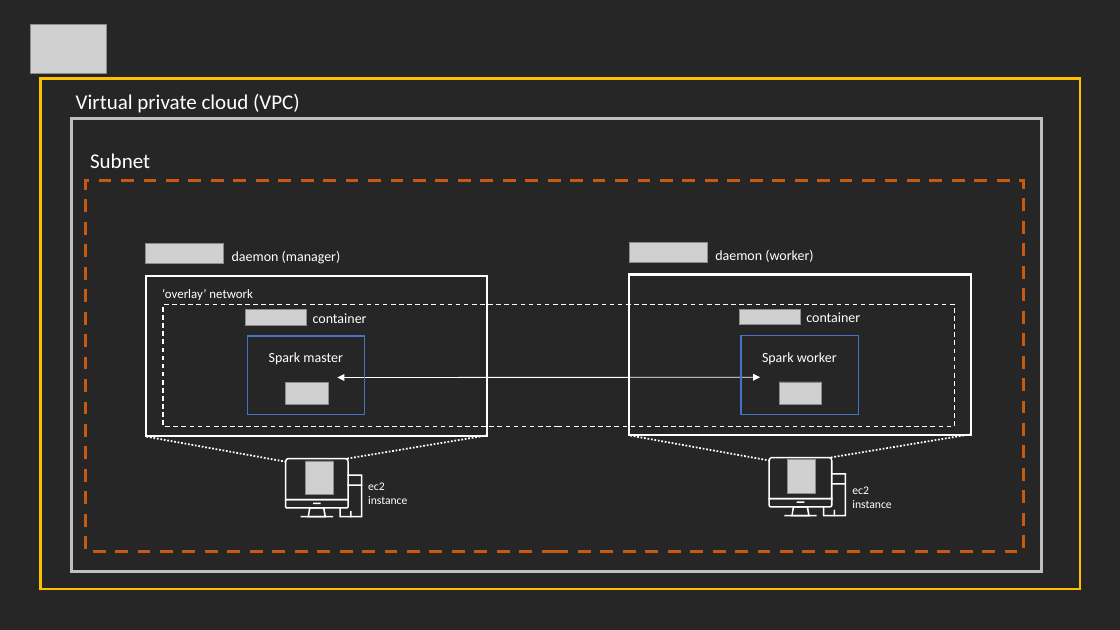
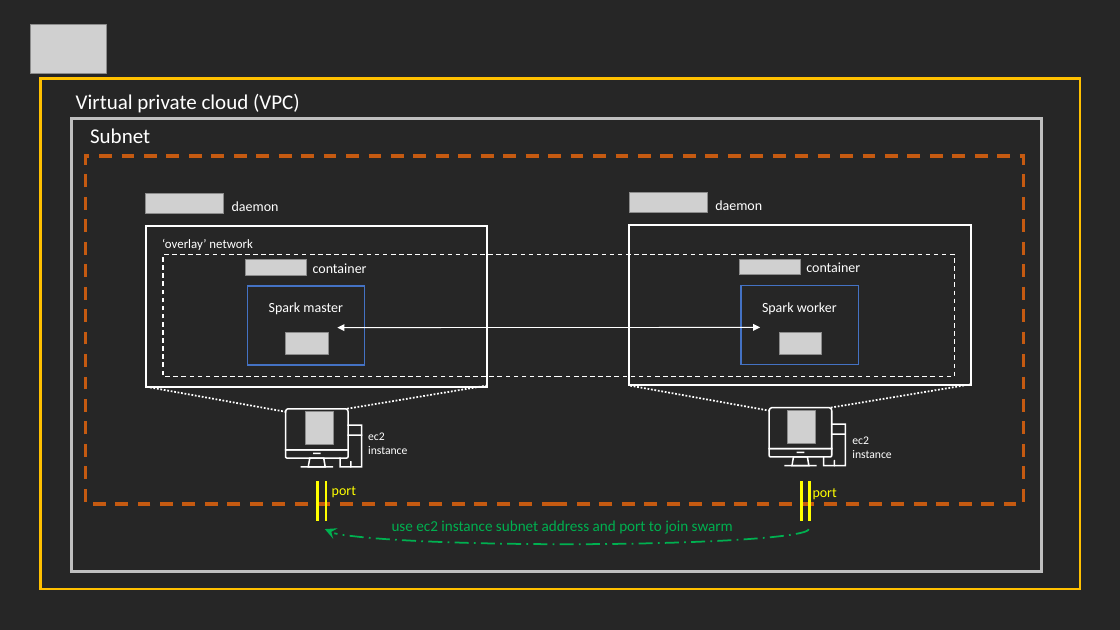
Before and after one commit to sdesilva26/docker-spark, a slide deck: slide 1 of images/docker_two_machine.pptx. Drawn at 1120x630 pixels with LibreOffice and Linux fonts; fonts in the diff are those of the drawing; grey boxes stand for pictures. Boxes give left, top, right and bottom in pixels: in the first picture for what was removed or moved away, otherwise in the second. Text is boxed around its words. In the diff, an @@ line names an element or a change of style, - is before the commit and + after.

```diff
--- a/images/docker_two_machine.pptx
+++ b/images/docker_two_machine.pptx
@@ text "Subnet": place and size @@
-text "Subnet" at bbox=[90, 153, 150, 168]
+text "Subnet" at bbox=[90, 128, 150, 143]
@@ rectangle: place and size @@
-rectangle at bbox=[86, 181, 1024, 551]
+rectangle at bbox=[86, 156, 1024, 504]
@@ text at bbox=[232, 201, 279, 211]: text changed @@
-daemon (manager)
+daemon
@@ text at bbox=[715, 200, 762, 210]: text changed @@
-daemon (worker)
+daemon
@@ 12 freeform shapes, 9 rectangles, 8 pictures, 7 texts, 4 lines, 1 double arrow: place and size @@
-12 freeform shapes, 9 rectangles, 8 pictures, 7 texts, 4 lines, 1 double arrow at bbox=[145, 242, 971, 518]
+12 freeform shapes, 9 rectangles, 8 pictures, 7 texts, 4 lines, 1 double arrow at bbox=[145, 192, 971, 468]
@@ line added from (318, 481) to (318, 521), #FFFF00 2.25 pt @@
@@ line added from (326, 481) to (326, 521), #FFFF00 2.25 pt @@
@@ text added at bbox=[332, 486, 356, 497], 12 pt, text #FFFF00 @@
+port
@@ line added from (802, 481) to (802, 521), #FFFF00 2.25 pt @@
@@ line added from (810, 481) to (810, 521), #FFFF00 2.25 pt @@
@@ text added at bbox=[813, 488, 837, 499], 12 pt, text #FFFF00 @@
+port
@@ arc (boxed as its full ellipse) added at bbox=[325, 514, 809, 544], outline #00B050 1.5 pt dashed @@
@@ text added at bbox=[392, 520, 733, 534], 13 pt, text #00B050 @@
+use ec2 instance subnet address and port to join swarm
```
Also in this commit, not shown: 3 other files.
